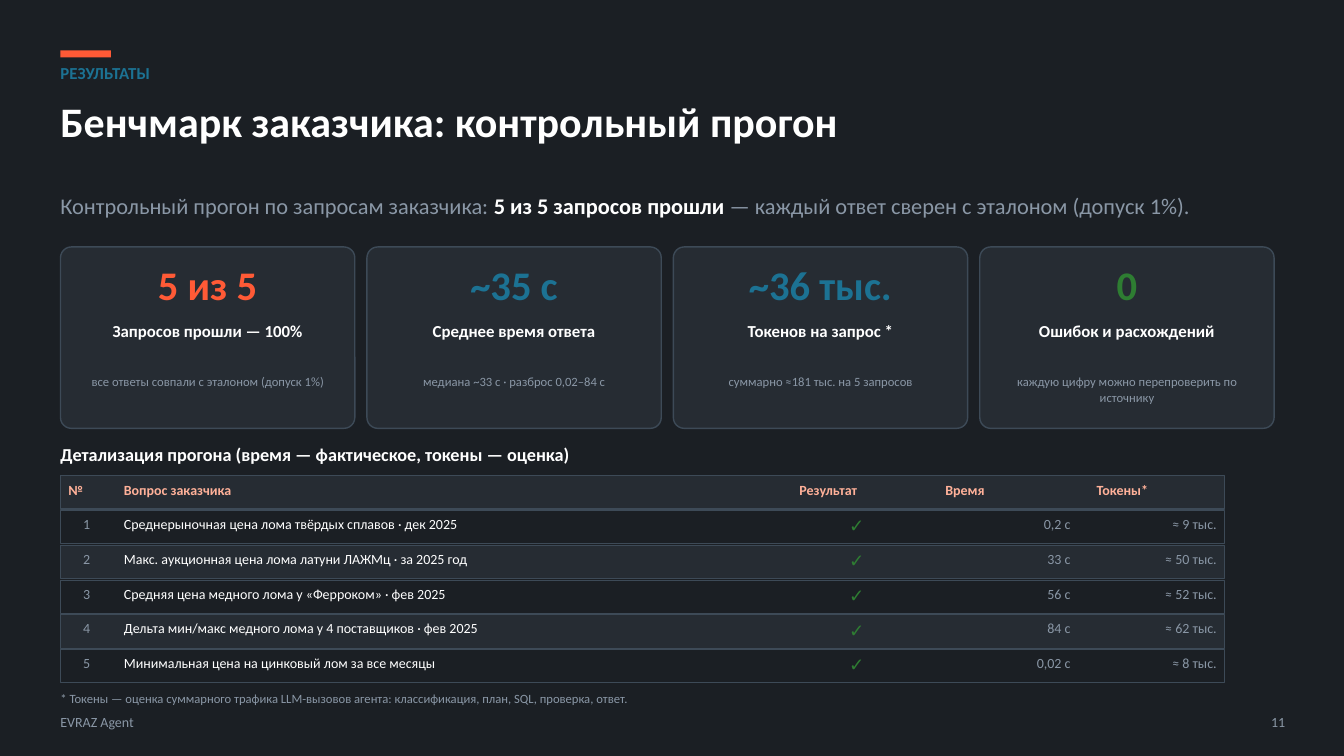
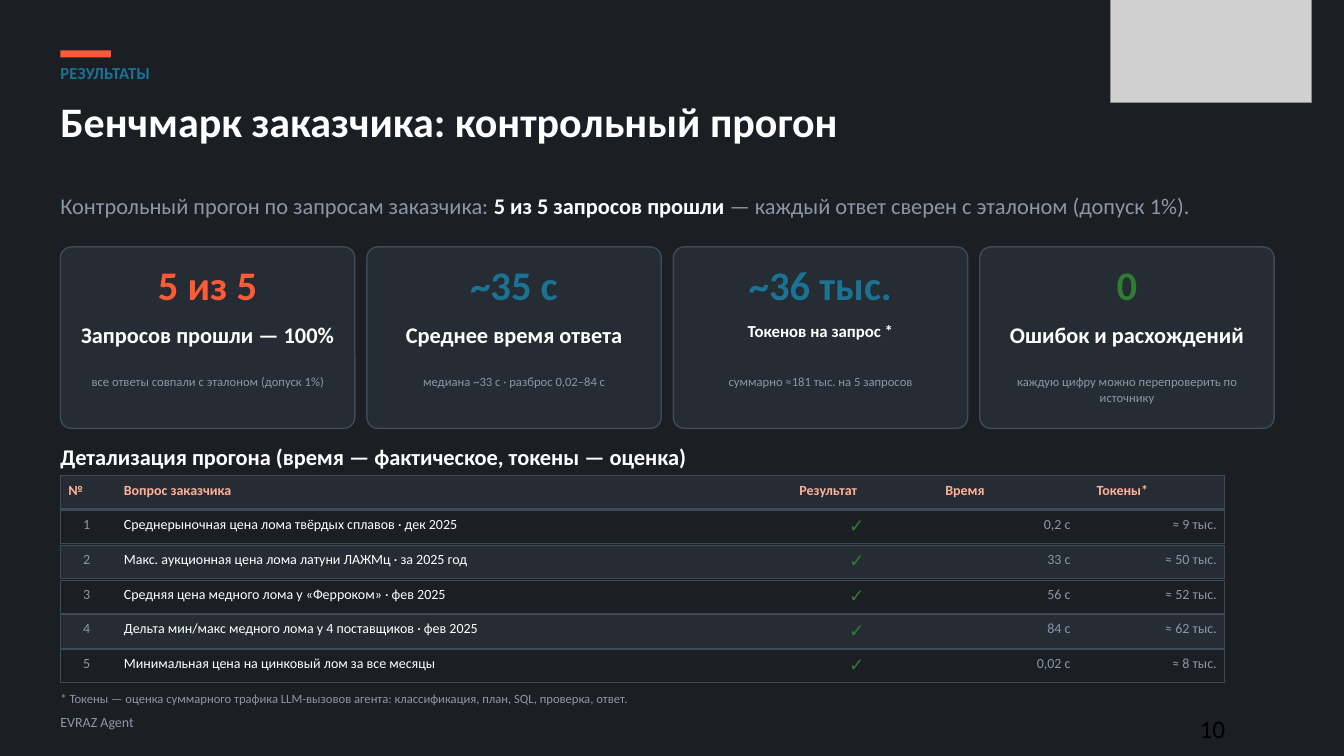
Before and after one commit to kostIT13/EVRAZ_ExcelAgent, a slide deck: slide 10 of data/EVRAZ_Agent_defense.pptx (slide 11 before the commit). Drawn at 1344x756 pixels with LibreOffice and Linux fonts; fonts in the diff are those of the drawing; grey boxes stand for pictures. Boxes give left, top, right and bottom in pixels: in the first picture for what was removed or moved away, otherwise in the second. Text is boxed around its words. In the diff, an @@ line names an element or a change of style, - is before the commit and + after.

```diff
--- a/data/EVRAZ_Agent_defense.pptx
+++ b/data/EVRAZ_Agent_defense.pptx
@@ picture added at [1111,0,1313,103] @@
@@ size 12 to 16 pt in 3 elements at [81,327,334,347], [406,328,622,347], [1010,327,1244,347] @@
@@ text "Детализация прогона (время — фактическое, ..." at [60,448,687,469]: size 13 to 16 pt @@
@@ text removed at [1271,718,1285,727] @@
-11
```
Also in this commit, not shown: 7 other slides changed, 5 slides added, 8 slides removed, 37 other files.
